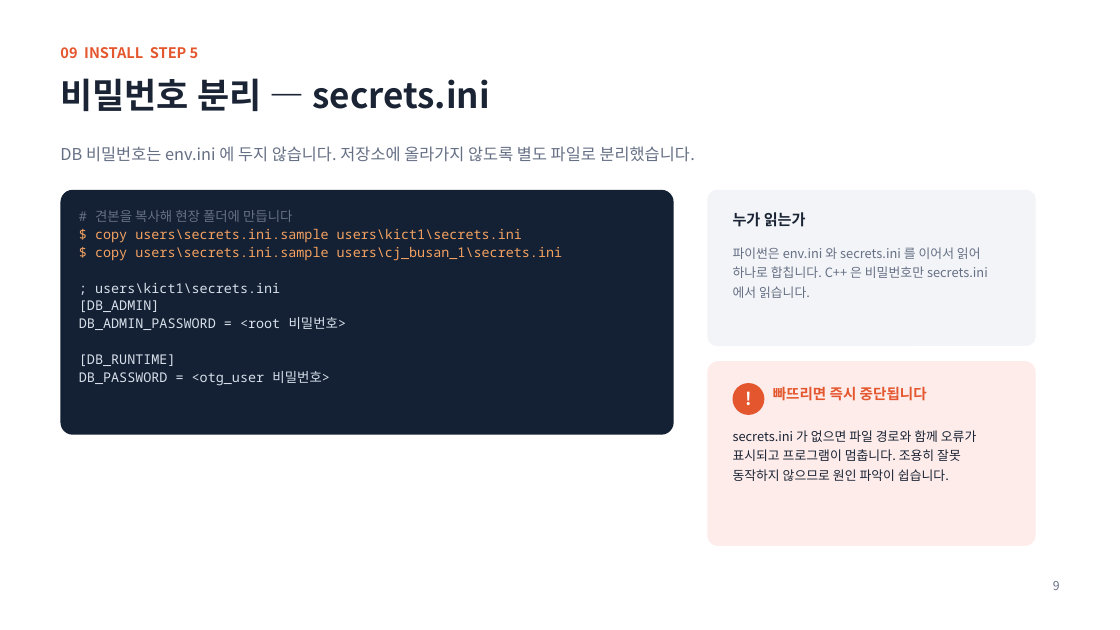
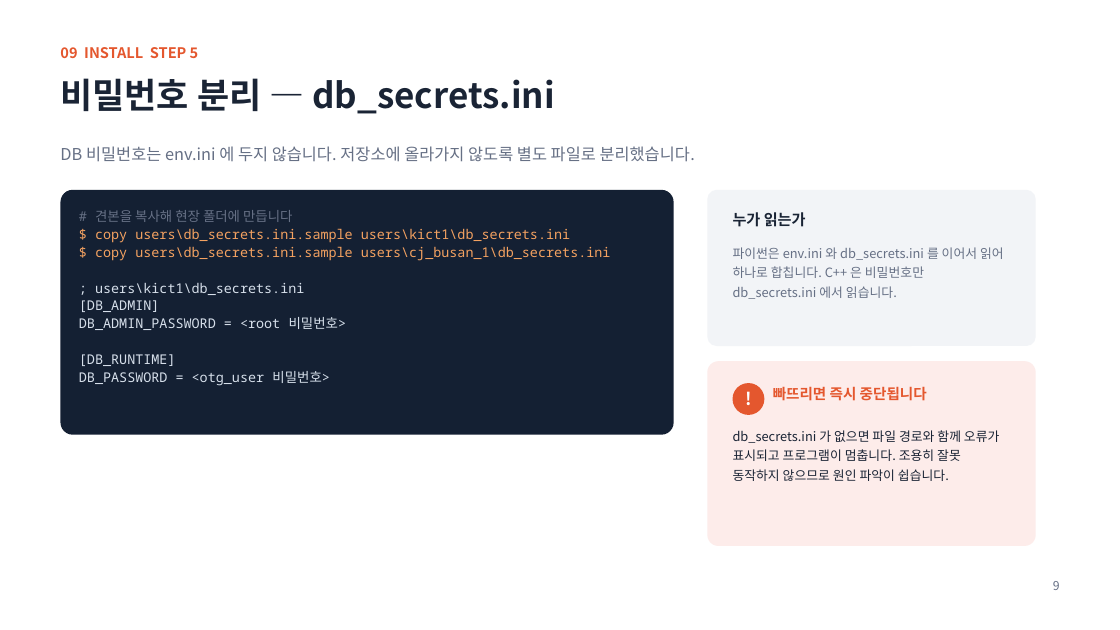
Before and after one commit to oskwon65/MultiModal_FireCam, a slide deck: slide 10 of 멀티모달_화재감지_모니터링_설치매뉴얼.pptx. Drawn at 1120x630 pixels with LibreOffice and Linux fonts; fonts in the diff are those of the drawing. Boxes give left, top, right and bottom in pixels: in the first picture for what was removed or moved away, otherwise in the second. Text is boxed around its words. In the diff, an @@ line names an element or a change of style, - is before the commit and + after.

```diff
--- a/멀티모달_화재감지_모니터링_설치매뉴얼.pptx
+++ b/멀티모달_화재감지_모니터링_설치매뉴얼.pptx
@@ text at bbox=[60, 78, 554, 114]: text changed @@
-비밀번호 분리 — secrets.ini
+비밀번호 분리 — db_secrets.ini
@@ text at bbox=[95, 228, 611, 295]: text changed @@
-$ copy users\secrets.ini.sample users\kict1\secrets.ini
-$ copy users\secrets.ini.sample users\cj_busan_1\secrets.ini
-; users\kict1\secrets.ini
+$ copy users\db_secrets.ini.sample users\kict1\db_secrets.ini
+$ copy users\db_secrets.ini.sample users\cj_busan_1\db_secrets.ini
+; users\kict1\db_secrets.ini
@@ text at bbox=[733, 247, 1004, 278]: text changed @@
-파이썬은 env.ini 와 secrets.ini 를 이어서 읽어 하나로 합칩니다. C++ 은 비밀번호만 secrets.ini 에서 읽습니다.
+파이썬은 env.ini 와 db_secrets.ini 를 이어서 읽어 하나로 합칩니다. C++ 은 비밀번호만 db_secrets.ini 에서 읽습니다.
@@ text at bbox=[733, 430, 999, 481]: text changed @@
-secrets.ini 가 없으면 파일 경로와 함께 오류가 표시되고 프로그램이 멈춥니다. 조용히 잘못 동작하지 않으므로 원인 파악이 쉽습니다.
+db_secrets.ini 가 없으면 파일 경로와 함께 오류가 표시되고 프로그램이 멈춥니다. 조용히 잘못 동작하지 않으므로 원인 파악이 쉽습니다.
```
Also in this commit, not shown: 11 other slides changed, 1 slide added, 2 other files.
